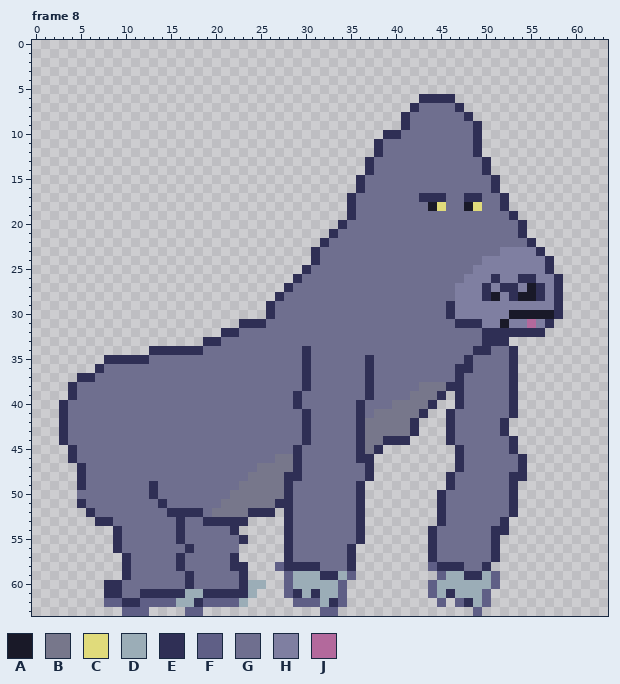
Two states of a pixel-art file, assets/sprites/players/Warrior.aseprite. That is the earlier state.
64x64 pixels, 8 frames. Shown: frame 8.
Visible layers, top first: "Pata trasera derecha", "Pata delantera derecha", "Cuerpo", "Pata trasera izquierda", "Pata delantera izquiera".
Palette (. is transparent): A #191928  B #77778b  C #e0db7b  D #9badb7  E #2f2f55  F #5f5f86  G #6f6f8f  H #7f7fa1  J #b3699c
Pixels before, frame 8 (only the part around the change), first column x 0:
41 ...EGGGGGGGGGGGGGGGGGGGGGGGGGGEG
42 ...EGGGGGGGGGGGGGGGGGGGGGGGGGGEG
43 ...EGGGGGGGGGGGGGGGGGGGGGGGGGGEG
44 ...EGGGGGGGGGGGGGGGGGGGGGGGGGGEG
45 ....EGGGGGGGGGGGGGGGGGGGGGGGGEGG
46 ....EGGGGGGGGGGGGGGGGGGGGGGBBEGG
47 .....EGGGGGGGGGGGGGGGGGGGBBBBEGG
48 .....EGGGGGGGGGGGGGGGGGGBBBBEEGG
49 .....EGGGGGGGEGGGGGGGGGBBBBBEGGG
50 .....GGGGGGGGEGGGGGGGGBBBBBBEGGG
51 .....EGGGGGGGGEGGGGGGBBBBBBEEGGG
52 ......EGGGGGGGGEEEEGBBBBEEE.EGGG
53 .......EEGGGGGGGEGGEEEEE....EGGG
54 .........EGGGGGGEGGGGGE.....EGGG
55 .........EGGGGGGEGGGGGGE....EGGG
56 .........EGGGGGGGEGGGGG.....EGGG
57 ..........EGGGGGEGGGGGE.....EGGG
58 ..........EGGGGGEGGGGGEE...FEEEE
59 ..........EGGGGGGEGGGGGE....FDDD
60 ........EEGGGGGGGEGGGGGEDD..FDDD
61 ........EEGGEEEEEDDEEEEED...FEDE
62 ........FFEEFFFFDDEFFFFD.....FFF
63 ..........FFF....FF.............
The result:
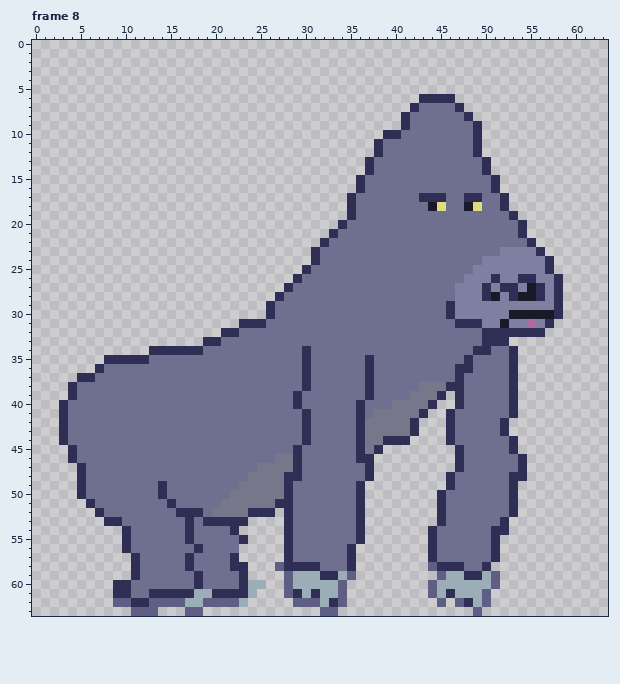
Diff:
Changed rows in their new state; - is an unchanged pixel.
Frame 8, layer "Pata trasera derecha":
first column x 5:
49 --------GE-----
50 E-------GE-----
51 .E-------GE----
52 -.E-------G----
53 --.-E------GE--
54 ----.E-----GE--
55 ----.E-----GE--
56 ----.E------GE-
57 -----.E----GE--
58 -----.E----GE--
59 -----.E-----GE-
60 ---.-E------GE-
61 ---.-E-G----E-D
62 ---.-F-E---F-D-
63 -----.--F------
